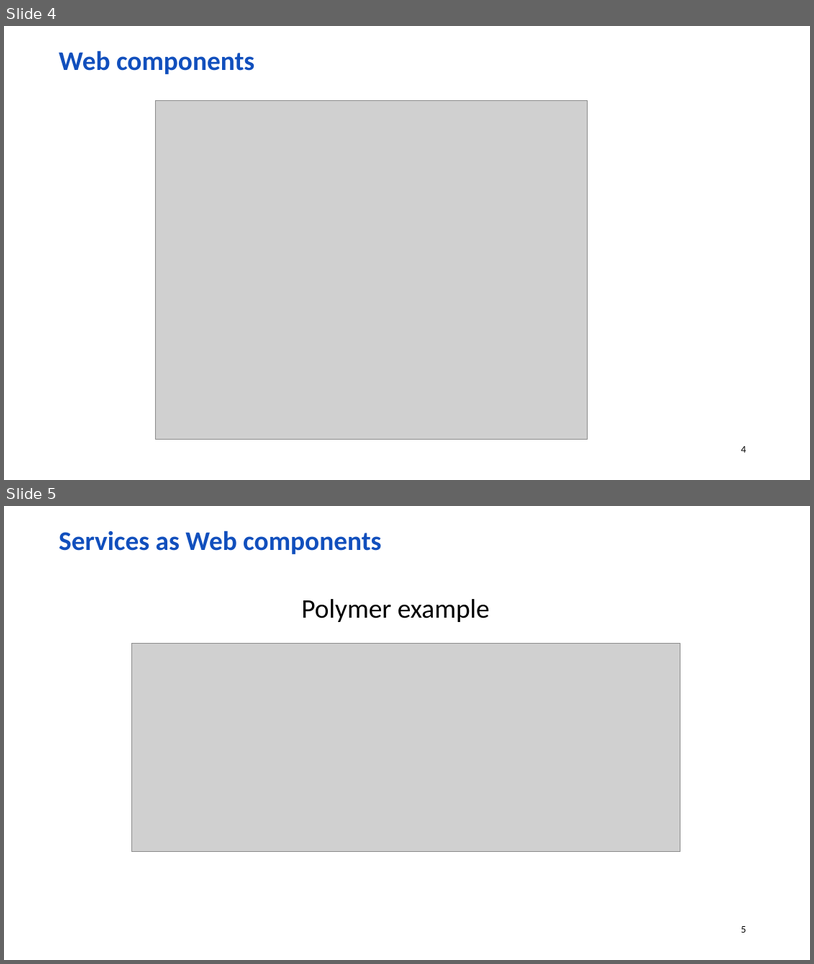
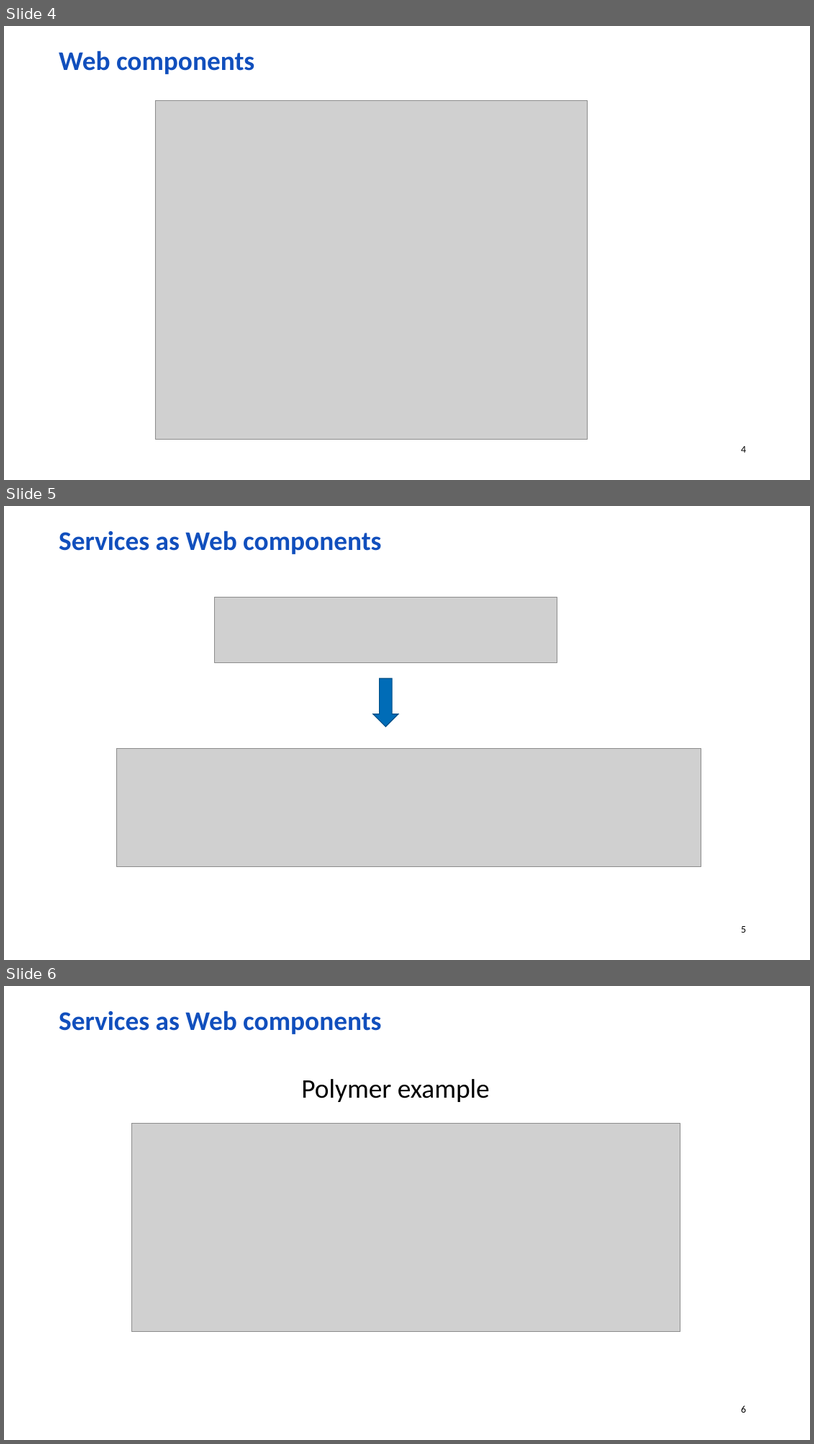
Before and after one commit to wolf-off/dom-di, a slide deck: DOM-DI_short.pptx. Shown one above the other, each under a label of ours: slides 4 and 5 before the commit, slides 4, 5 and 6 after it. The pictures are 814x964 and 814x1444 pixels, drawn with LibreOffice and Linux fonts; fonts in the diff are those of the drawing; grey boxes stand for pictures; background and template pictures are left out. Boxes give left, top, right and bottom in pixels: in the first picture for what was removed or moved away, otherwise in the second. Text is boxed around its words. In the diff, an @@ line names an element or a change of style, - is before the commit and + after.

```diff
--- a/DOM-DI_short.pptx
+++ b/DOM-DI_short.pptx
@@ slide 5 added at [4, 506, 810, 960], background picture (left out); not listed: 1 template element that a slide beside it also shows @@
@@ text added at [59, 530, 381, 554], 32 pt, text #114FBD, bold @@
+Services as Web components
@@ picture added at [214, 597, 558, 663] @@
@@ right arrow added at [373, 678, 399, 727], fill #006CB7, outline #005087 1 pt @@
@@ picture added at [117, 748, 702, 866] @@
@@ what was slide 5 is now slide 6 @@
@@ page number at [741, 1405, 746, 1412]: text changed @@
-5
+6
```
Also in this commit, not shown: 2 slides changed, 2 other files.
